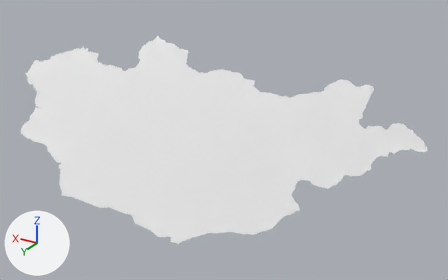
One commit to the OBJ model 3dobj/Mongolia.obj: the scene before it, then after it.
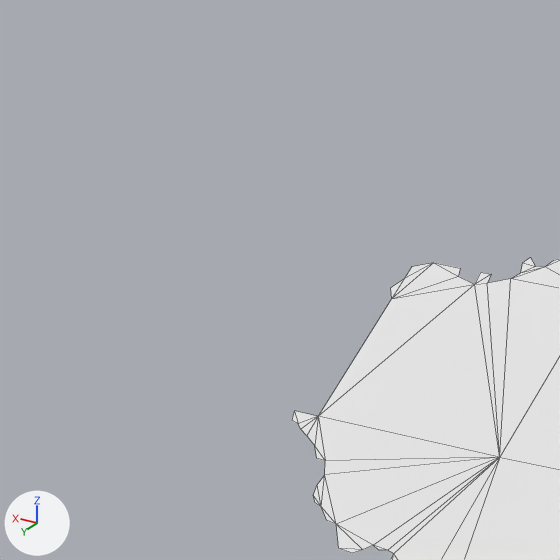
There are two pictures of each version: one whole from a camera (50 mm lens) standing at (-2.165, 5.264, 4.625) and looking at (-0.927, 3.202, 3.594), one close up on the part from 0% to 11% of the width and 13% to 30% of the height. The lights are fixed; the arrows at lower left show +X, +Y and +Z. The close-ups show mesh edges as thin lines. Where no turn or scale is listed for an object, it has been applied to the vertices.

The first close-up shows '0_Mongolia_sphere.001'.
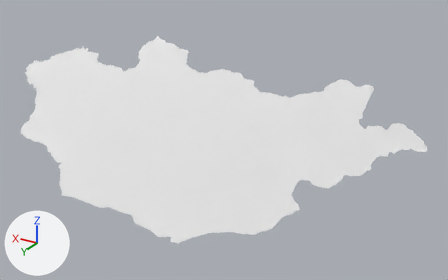
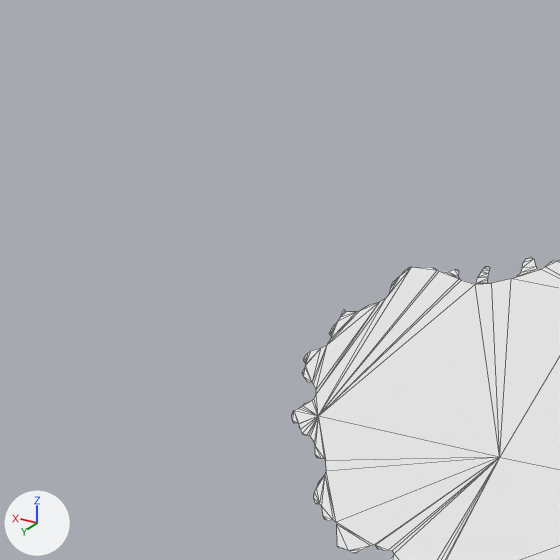
Pixel boxes [x1, y1, x2, y2] of what changed, in the close-ups (560 x 560 px):
part 1 of me_0_mongolia_sphere_001, built on
    before: [313, 263, 491, 506]
    after: [292, 257, 560, 560]

The change, as a diff of the scene's bpy script:
```diff
--- a/3dobj/Mongolia.obj.py
+++ b/3dobj/Mongolia.obj.py
@@ me_0_mongolia_sphere_001 @@
 # used by ob_0_mongolia_sphere_001; location = (0.0, 0.0, 0.0)
-me_0_mongolia_sphere_001.from_pydata(...)  # 810 vertices, 919 faces; spans x -1.71..0.12, y 2.88..3.65, z 3.32..3.95
+me_0_mongolia_sphere_001.from_pydata(...)  # 1667 vertices, 1779 faces; spans x -1.71..0.13, y 2.88..3.65, z 3.32..3.95
+# me_0_mongolia_sphere_001 part 1: 22 vertices moved from x -1.56..0.11, y 2.92..3.53, z 3.54..3.88 to x -1.56..0.11, y 2.91..3.53, z 3.54..3.88; 7 vertices removed from x -1.0..0.1, y 3.06..3.57, z 3.49..3.85; 864 vertices added at x -1.71..0.13, y 2.88..3.65, z 3.32..3.95
 me_0_mongolia_sphere_001.materials.append(mat_none)
```
